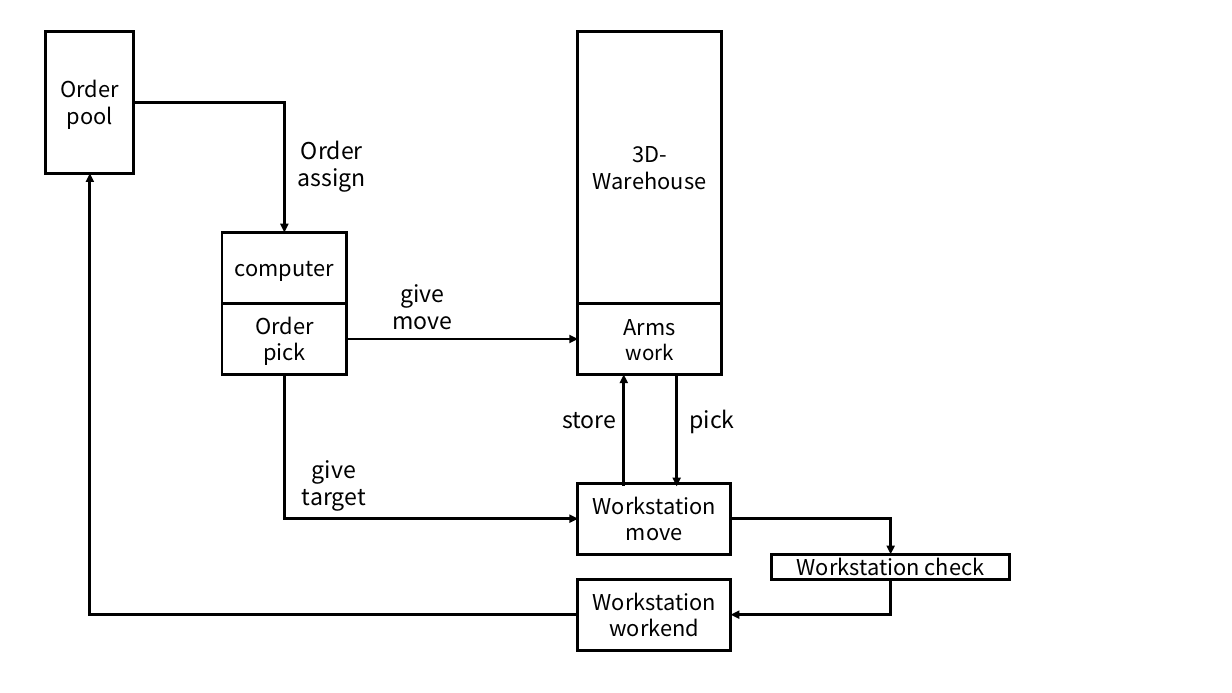
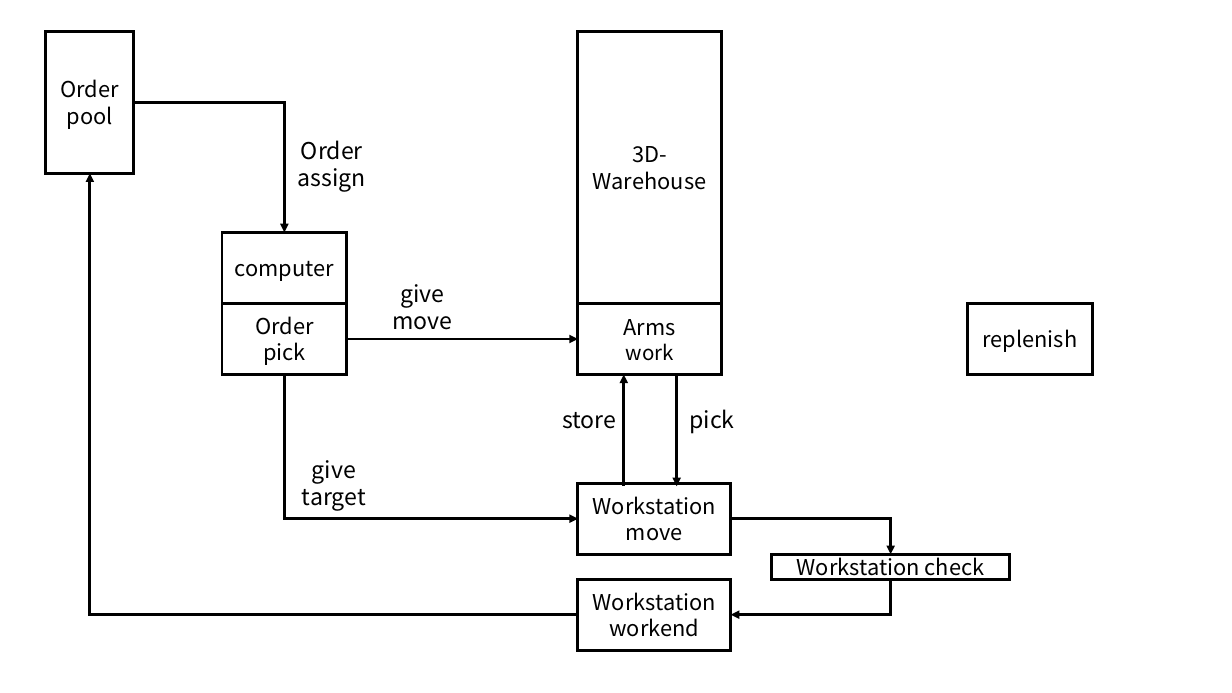
Before and after one commit to ethan1226/asrs_ofai, a slide deck: slide 1 of flowchart.pptx. Drawn at 1232x693 pixels with LibreOffice and Linux fonts; fonts in the diff are those of the drawing. Boxes give left, top, right and bottom in pixels: in the first picture for what was removed or moved away, otherwise in the second. Text is boxed around its words. In the diff, an @@ line names an element or a change of style, - is before the commit and + after.

Commit message:
新增flow

```diff
--- a/flowchart.pptx
+++ b/flowchart.pptx
@@ rectangle added at box(968, 303, 1092, 374), fill #FFFFFF, outline #000000 2.25 pt, 17 pt, text #000000 @@
+replenish
```
